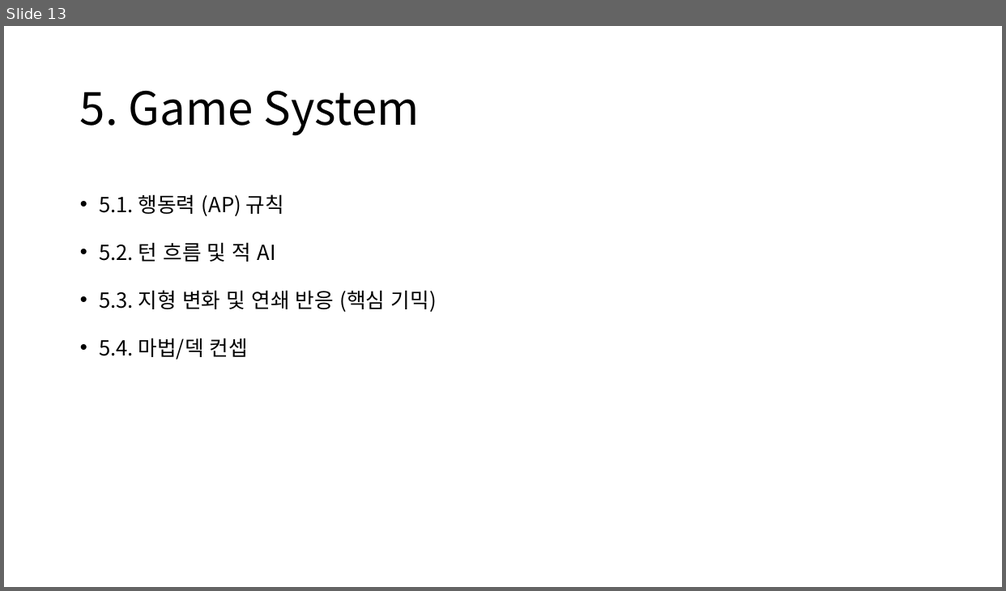
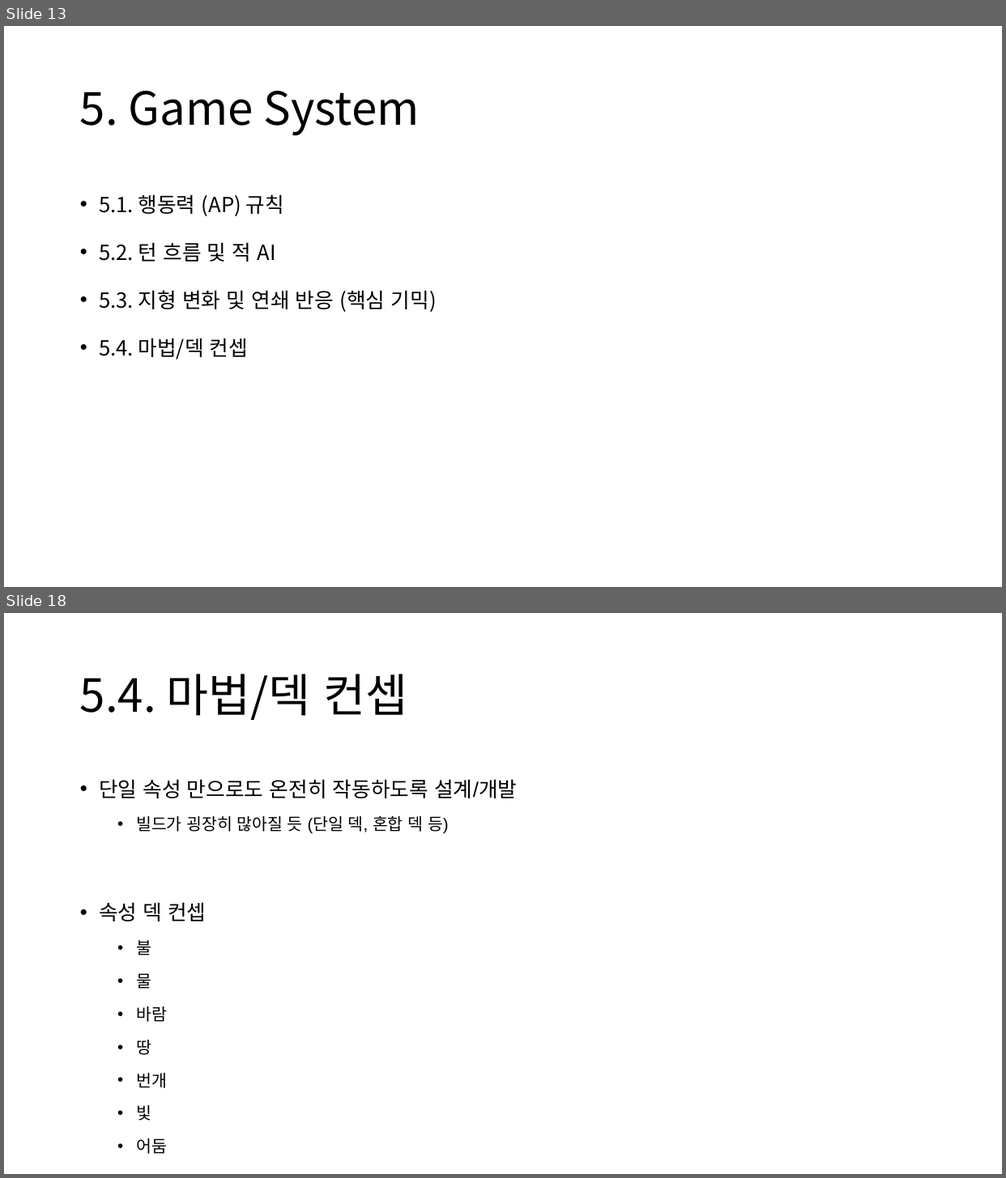
Before and after one commit to CrograNM/Project_Entropy, a slide deck: _문서/_Project Entropy 기획문서.pptx. Shown one above the other, each under a label of ours: slide 13 before the commit, slides 13 and 18 after it; the slides between them are not shown. The pictures are 1006x591 and 1006x1178 pixels, drawn with LibreOffice and Linux fonts; fonts in the diff are those of the drawing. Boxes give left, top, right and bottom in pixels: in the first picture for what was removed or moved away, otherwise in the second. Text is boxed around its words. In the diff, an @@ line names an element or a change of style, - is before the commit and + after.

```diff
--- a/_문서/_Project Entropy 기획문서.pptx
+++ b/_문서/_Project Entropy 기획문서.pptx
@@ slide 18 added at [4, 613, 1002, 1174], background #FFFFFF @@
@@ title added at [80, 674, 408, 720], 44 pt, text #000000 @@
+5.4. 마법/덱 컨셉
@@ text added at [99, 779, 517, 1154], 16 pt, text #000000 @@
+• 단일 속성 만으로도 온전히 작동하도록 설계/개발
+  • 빌드가 굉장히 많아질 듯 (단일 덱, 혼합 덱 등)
+• 속성 덱 컨셉
+  • 불
+  • 물
+  • 바람
+  • 땅
+  • 번개
+  • 빛
+  • 어둠
```
Also in this commit, not shown: 4 other slides added, 1 other file.
